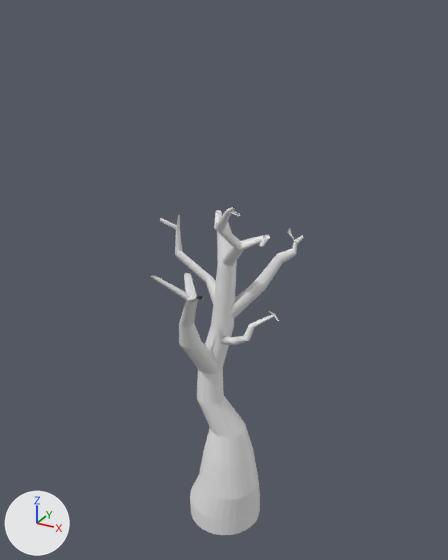
Renders of the Blender file env_tree_melissaLiao_01.blend from each side of a commit.
One viewpoint serves both versions: a camera (50 mm lens) standing at (6.65, -12.17, 13.77) and looking at (0.0, -0.07, 7.73). Arrows for +X, +Y and +Z are at lower left; the lights stay in place. The picture after the commit comes second.
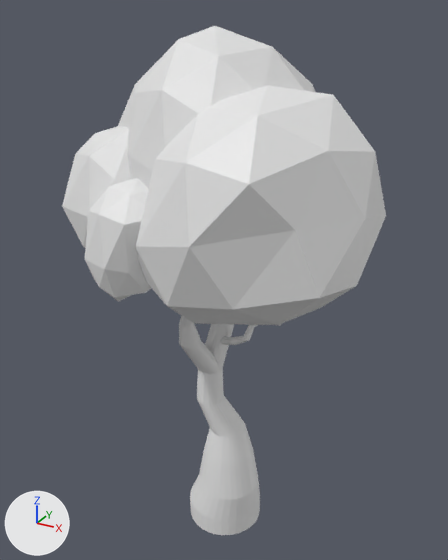
What differs and where, as boxes [x1, y1, x2, y2] in the pictures (448 x 560 px):
'Cylinder', reshaped (111% wider, 55% taller)
    before: [150, 207, 303, 535]
    after: [62, 26, 386, 535]
part 1 of me_cylinder, added
    after: [62, 26, 386, 326]

Edits to the bpy script that builds the scene:
```text
Change me_cylinder:
    used by ob_cylinder; location = (0.0, 0.0, 0.0)
    remove me_cylinder.from_pydata(...)  # 1544 vertices, 1393 faces, 1 loose edge; spans x -1.73..1.76, y -2.53..1.0, z 0.46..10.23
    add me_cylinder.from_pydata(...)  # 2090 vertices, 2433 faces, 1 loose edge; spans x -3.47..3.9, y -3.82..3.14, z 0.46..13.43
    me_cylinder part 1: 462 vertices added at x -3.47..3.9, y -3.82..3.14, z 6.9..13.43
    other edits to the shape of me_cylinder do not show in these pictures
```
